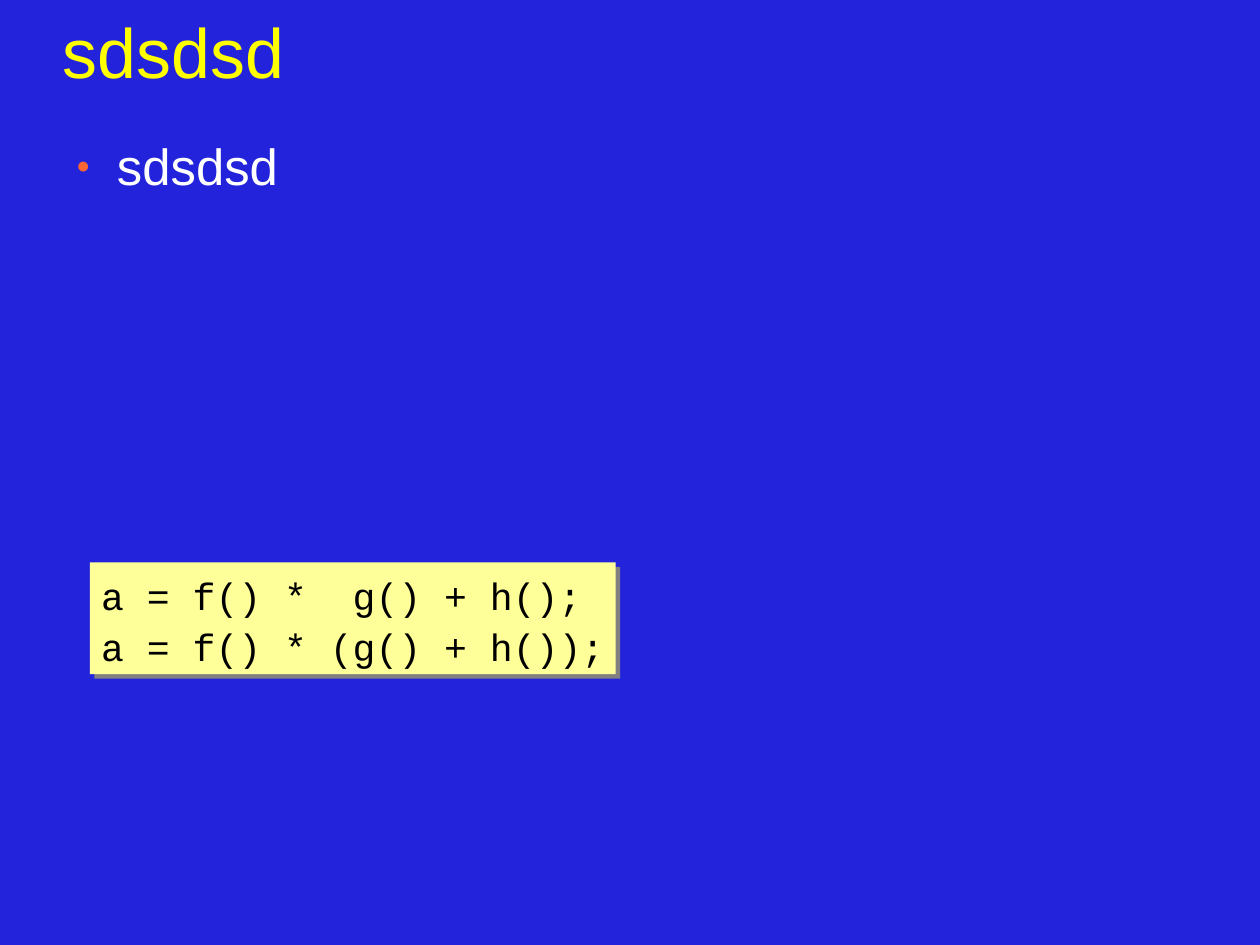
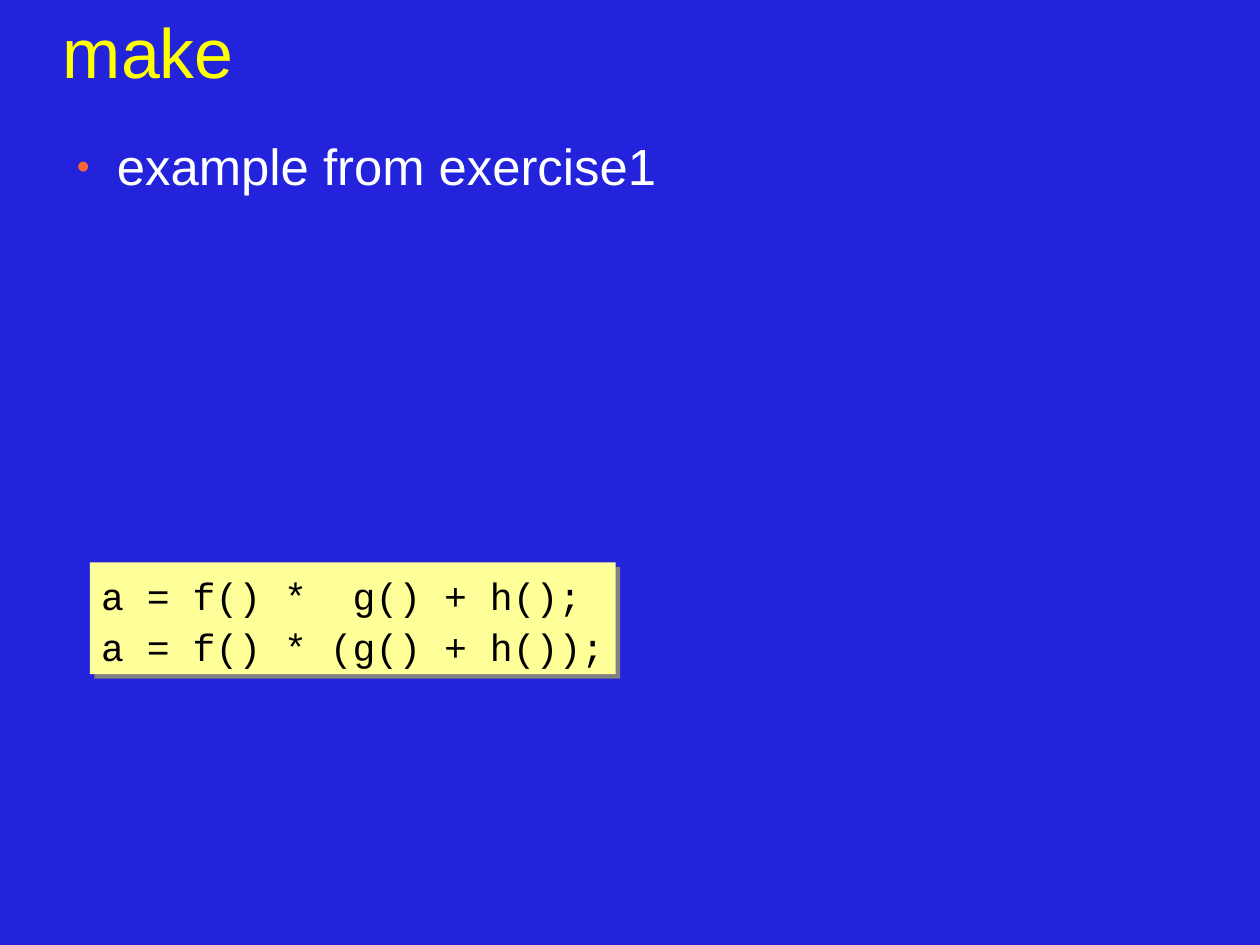
Before and after one commit to JonJagger/two-day-courses, a slide deck: slide 2 of cppf/06_Program_Organization_and_Dependency_Management.odp. Drawn at 1260x945 pixels with LibreOffice and Linux fonts; fonts in the diff are those of the drawing. Boxes give left, top, right and bottom in pixels: in the first picture for what was removed or moved away, otherwise in the second. Text is boxed around its words. In the diff, an @@ line names an element or a change of style, - is before the commit and + after.

```diff
--- a/cppf/06_Program_Organization_and_Dependency_Management.odp
+++ b/cppf/06_Program_Organization_and_Dependency_Management.odp
@@ title at <box>63,27,234,79</box>: text changed @@
-sdsdsd
+make
@@ text at <box>117,148,656,196</box>: text changed @@
-● sdsdsd
+● example from exercise1
```
Also in this commit, not shown: 1 other slide changed, 17 slides added, 1 other file.
